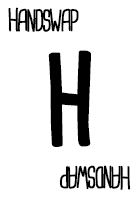
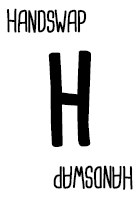
Comparing the layer stacks of the two 140px x 200px images. Changes:
renamed "handswap copy" to "handswap", painted on it over (53, 165, 133, 190)
painted on "handswap" (2nd of 2) over (6, 7, 87, 33)
